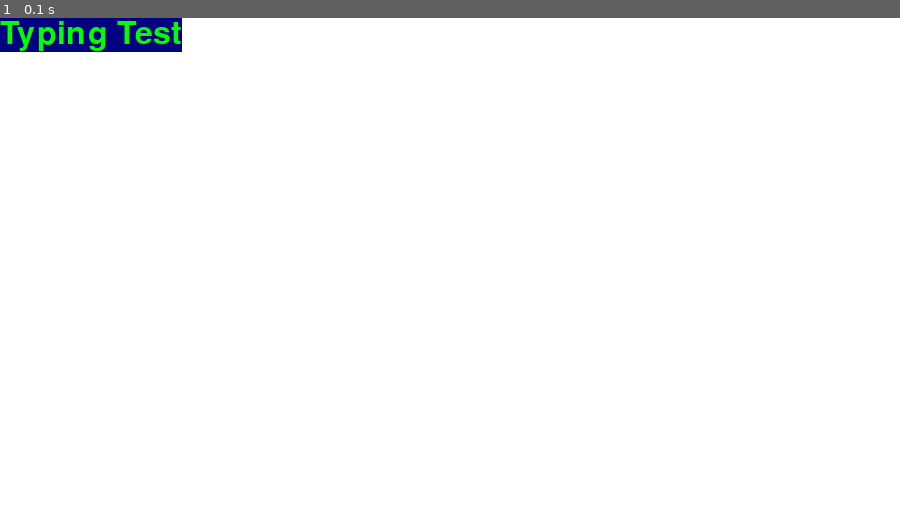
Above: before the commit, frame 1.
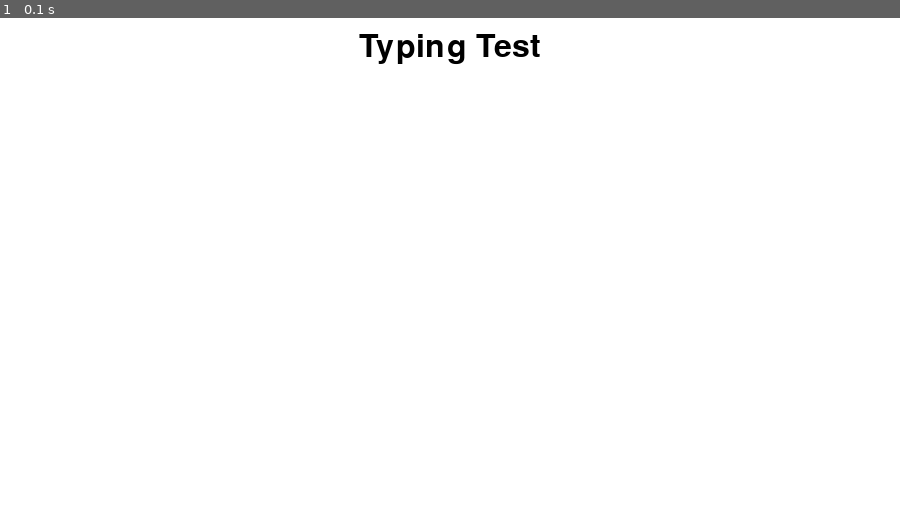
Above: after the commit, the same moment.

Repository: mayasaltzman/PygamePong
Game: pygame game, started from main.py
The game is run twice, just before and just after one commit, with the same random seed, the same clock (stepped at 60 frames per second) and the same inputs.
Inputs:
- Up to frame 1 (0.1 s): no input

The runs differ from the first frame. In frame 1, 1.8% of the frame differs, in the area x 0-60%, y 0-10%.

Commit message:
updated text

Diff:
--- a/main.py
+++ b/main.py
@@ -8,14 +8,15 @@
 
 font = pygame.font.Font('freesansbold.ttf', 32)
 white = (255, 255, 255)
-green = (0, 255, 0)
-blue = (0, 0, 128)
+black = (0, 0, 0)
 
-text = font.render('Typing Test', True, green, blue)
+text = font.render('Typing Test', True, black, white)
 textRect = text.get_rect()
+textRect.center = (WIDTH/2,30)
+
 
 def draw_window():
-    WIN.fill((255,255,255)) #fill window to be white
+    WIN.fill((white)) #fill window to be white
     WIN.blit(text, textRect)
     pygame.display.update()
 
